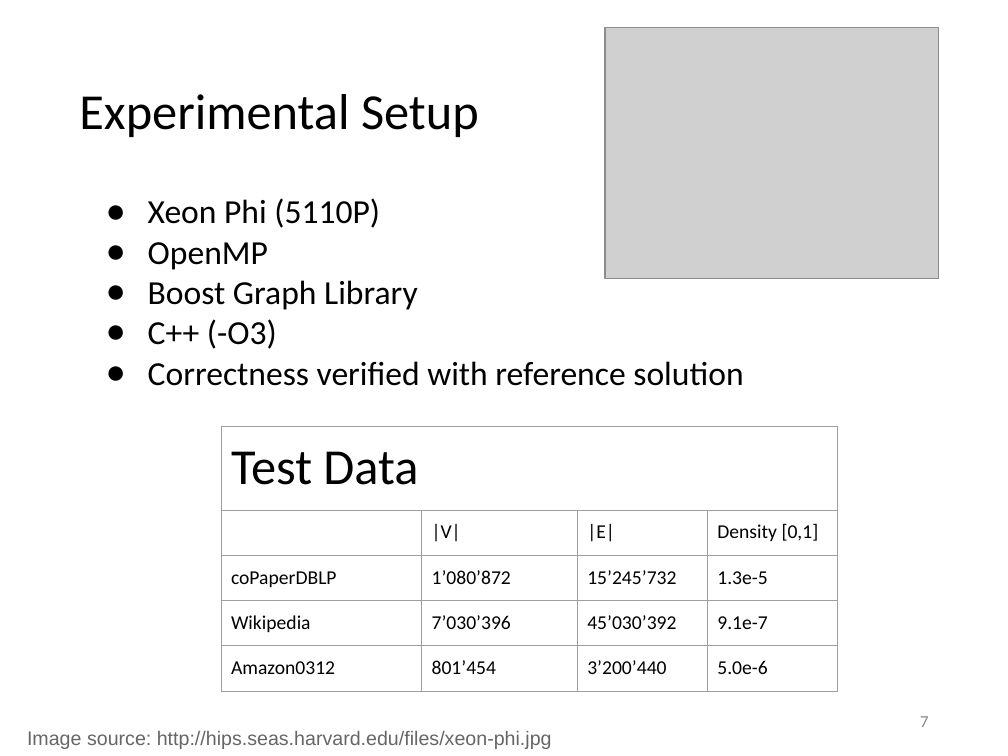
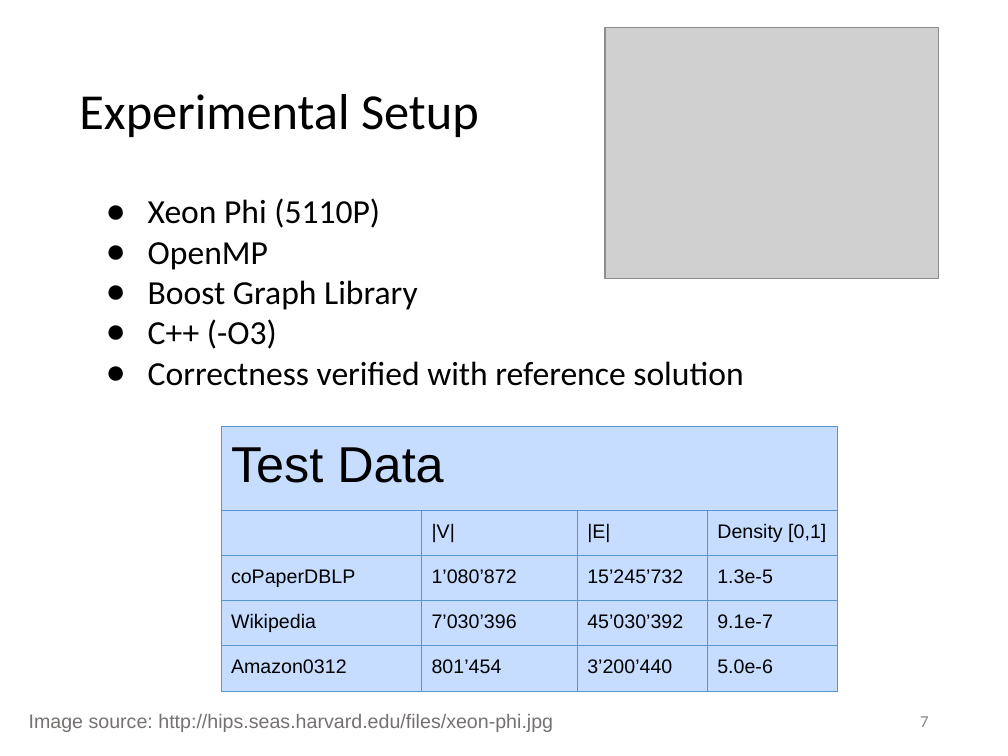
Before and after one commit to suem/dphpc-project, a slide deck: slide 7 of Final Presentation.pptx. Drawn at 1008x756 pixels with LibreOffice and Linux fonts; fonts in the diff are those of the drawing; grey boxes stand for pictures. Boxes give left, top, right and bottom in pixels: in the first picture for what was removed or moved away, otherwise in the second. Text is boxed around its words. In the diff, an @@ line names an element or a change of style, - is before the commit and + after.

```diff
--- a/Final Presentation.pptx
+++ b/Final Presentation.pptx
@@ table at (x1=221, y1=426, x2=837, y2=691) @@
@@ fill #FFFFFF to none in 16 cells @@
@@ font Calibri to Arial @@
@@ borders changed @@
@@ text "Image source: http://hips.seas.harvard.edu/files/xeon-phi.jp ..." moved from (x1=27, y1=731, x2=552, y2=749) to (x1=29, y1=714, x2=553, y2=732) @@
@@ text "Image source: http://hips.seas.harvard.edu/files/xeon-phi.jp ..." at (x1=29, y1=714, x2=553, y2=732): text colour #666666 to #767171 @@
```
Also in this commit, not shown: 13 other slides changed.
